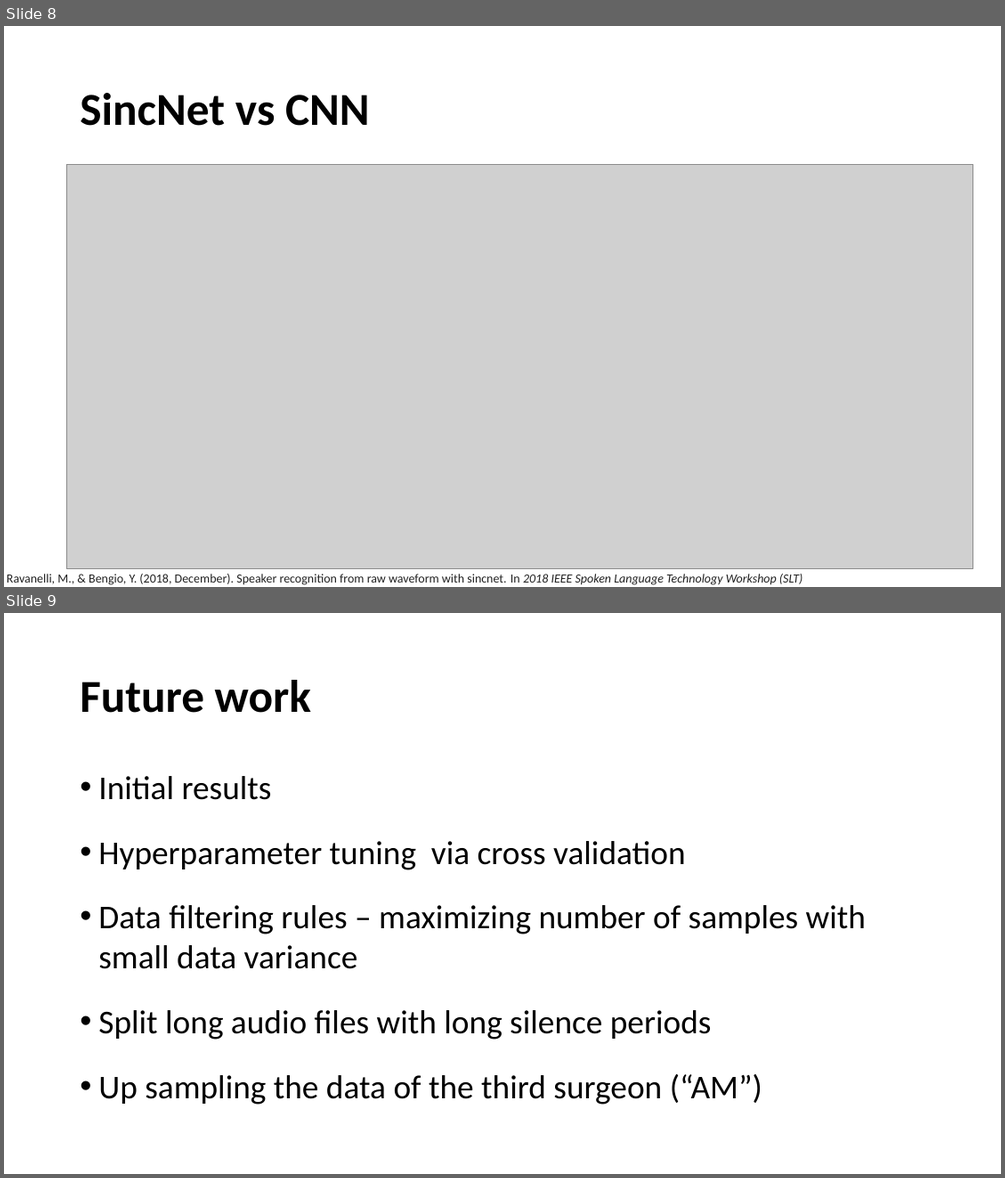
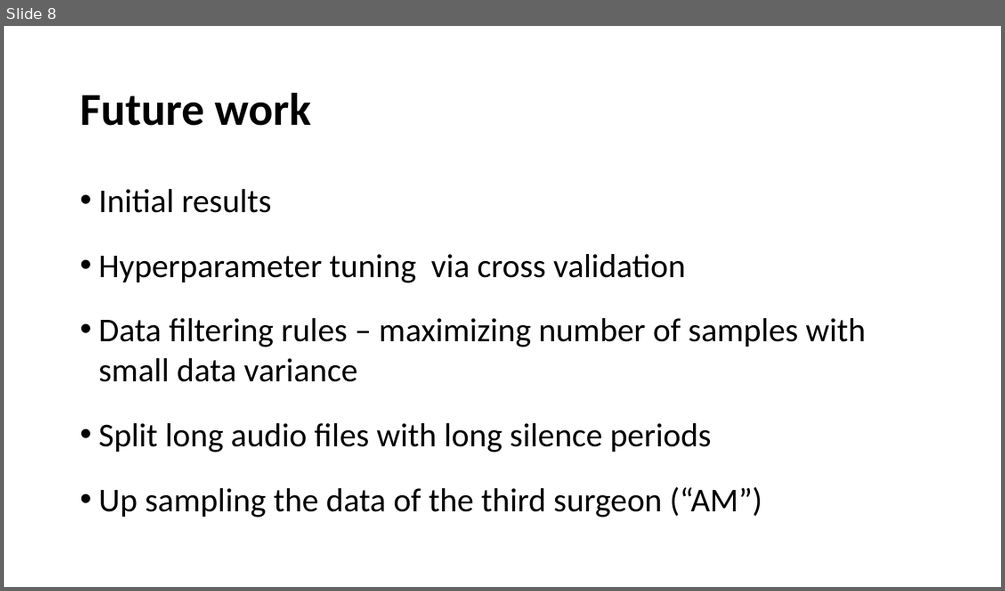
Before and after one commit to chensh3/word2vec_vs_glove, a slide deck: mid_term.pptx. Shown one above the other, each under a label of ours: slides 8 and 9 before the commit, slide 8 after it. The pictures are 1005x1178 and 1005x591 pixels, drawn with LibreOffice and Linux fonts; fonts in the diff are those of the drawing; grey boxes stand for pictures; background and template pictures are left out. Boxes give left, top, right and bottom in pixels: in the first picture for what was removed or moved away, otherwise in the second. Text is boxed around its words. In the diff, an @@ line names an element or a change of style, - is before the commit and + after.

```diff
--- a/mid_term.pptx
+++ b/mid_term.pptx
@@ slide 8 removed at (4,26,1001,587), background picture (left out) @@
@@ title removed at (80,93,370,126) @@
-SincNet vs CNN
@@ picture removed at (66,164,972,569) @@
@@ text removed at (7,573,802,585) @@
-Ravanelli, M., & Bengio, Y. (2018, December). Speaker recognition from raw waveform with sincnet. In 2018 IEEE Spoken Language Technology Workshop (SLT)
@@ what was slide 9 is now slide 8 @@
```
Also in this commit, not shown: 4 slides changed, 4 slides added, 4 other slides removed, 1 other file.
